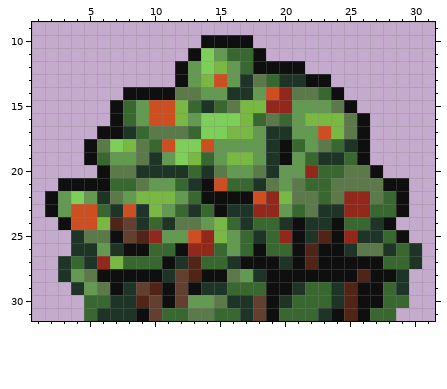
File history of a pixel-art sprite, VoxelTest/VoxelTestContent/Entities/Plants/berrybush.png. The picture above was drawn from the file before the commit.
The file is 32x32 pixels. Shown: x 1..31, y 9..31.
And afterwards:
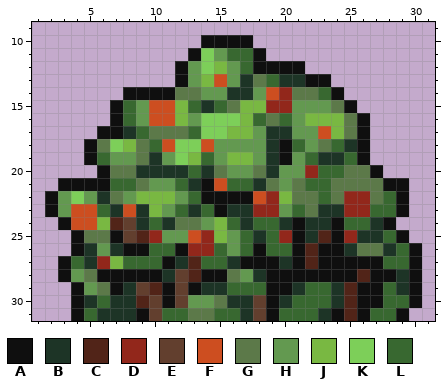
Palette (. is transparent): A #0f0f0f  B #1d3426  C #512418  D #92271b  E #623f2e  F #cd4e20  G #5c7949  H #639950  J #79b842  K #7dcf59  L #386830
Diff:
{"y":25,"x":4,"old":"B","new":"A"}
{"y":26,"x":4,"old":"B","new":"A"}
{"y":26,"x":30,"old":"B","new":"A"}
{"y":27,"x":3,"old":"B","new":"A"}
{"y":27,"x":30,"old":"B","new":"A"}
{"y":28,"x":3,"old":"B","new":"A"}
{"y":28,"x":30,"old":".","new":"A"}
{"y":29,"x":4,"old":"B","new":"A"}
{"y":29,"x":30,"old":".","new":"A"}
{"y":30,"x":4,"old":".L","new":"AB"}
{"y":30,"x":30,"old":".","new":"A"}
{"y":31,"x":4,"old":".","new":"A"}
{"y":31,"x":29,"old":".","new":"A"}
